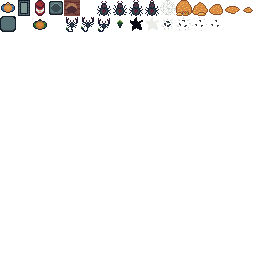
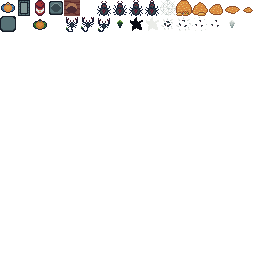
Layer changes from the first (256, 256) image to the second:
painted on "Layer 2" over [229, 20, 235, 28]
